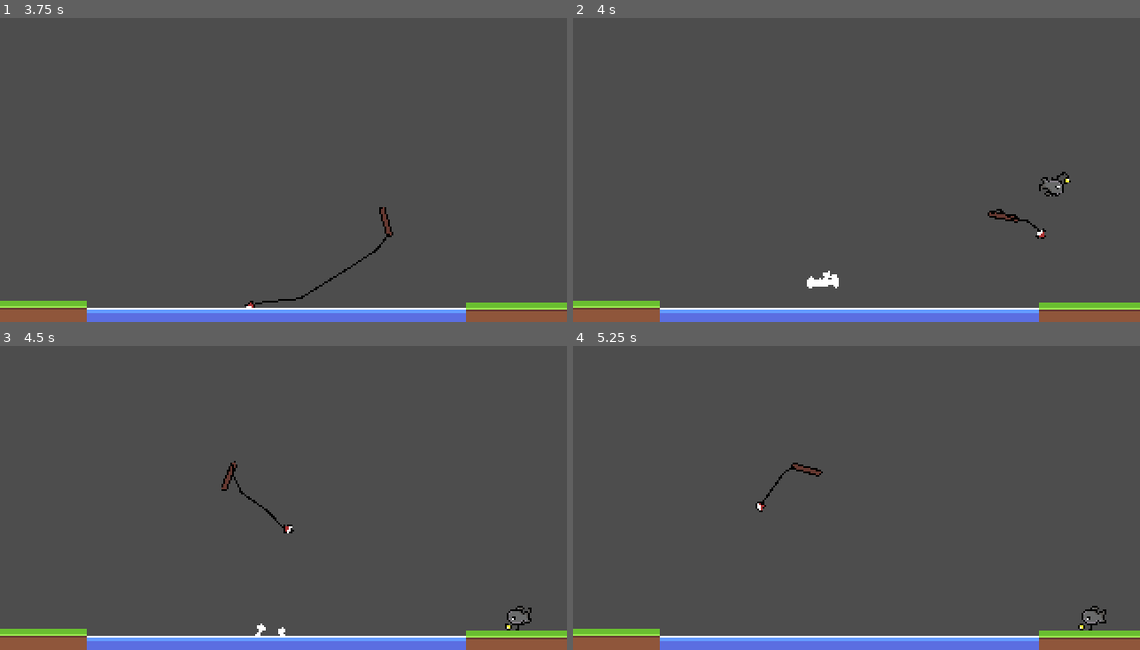
Above: before the commit, frames 1-4 (two rows, left to right).
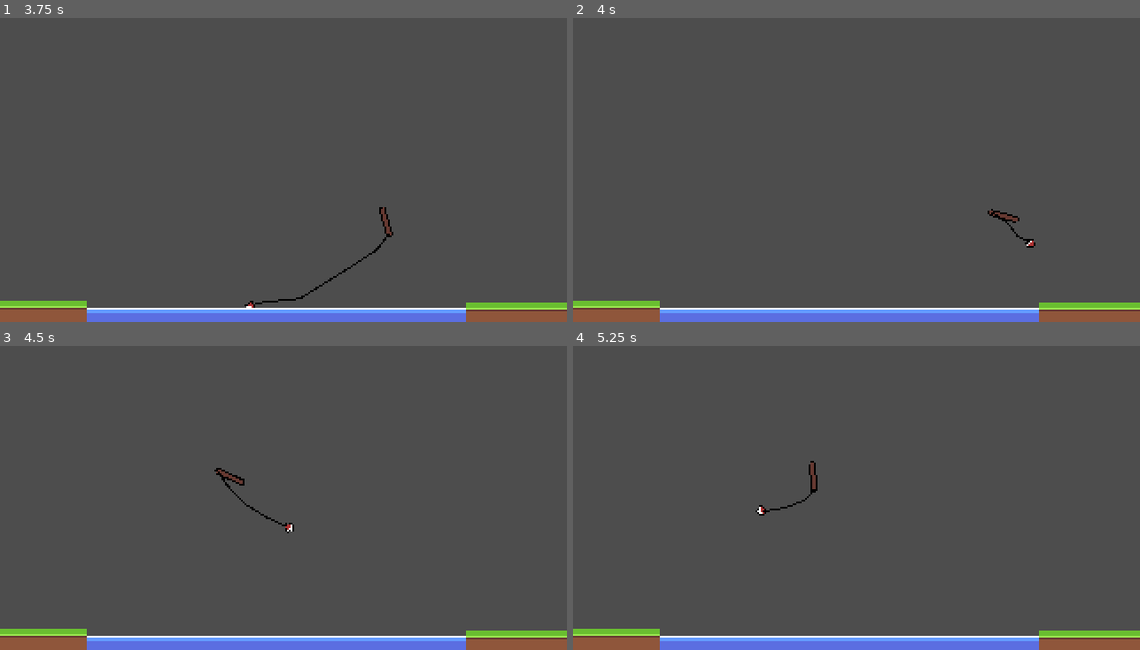
Above: after the commit, the same moments.

Repository: thomz12/LD58
Game: Godot game, scene res://scenes/main.tscn
The game is run twice, just before and just after one commit, with the same random seed, the same clock (stepped at 60 frames per second) and the same inputs.
Inputs (mouse positions are in pixels of both pictures, inside the frame that each line leads up to):
- Up to frame 1 (3.75 s): move the mouse to (408, 145) at 0.52 s; move the mouse to (170, 179) at 1.27 s; move the mouse to (340, 94) at 2.02 s; move the mouse to (255, 227) at 2.77 s; move the mouse to (453, 209) at 3.52 s
- Up to frame 2 (4 s): no input
- Up to frame 3 (4.5 s): move the mouse to (113, 443) at 4.27 s
- Up to frame 4 (5.25 s): move the mouse to (884, 491) at 5.02 s

Frame 1 is identical in both runs. In frame 2, 0.6% of the frame differs, in the area x 41-88%, y 50-89%; in frame 3, 0.7%, in the area x 37-94%, y 37-96%; in frame 4, 0.6%.

Commit message:
timing for fishing

Diff:
--- a/ld-58/scripts/float.gd
+++ b/ld-58/scripts/float.gd
@@ -16,6 +16,8 @@
 var wait_unstuck  = 0.0
 
 var time_till_catch = 0.0
+var hooked = false
+var time_hooked = 0.0
 
 func _ready() -> void:
 	connect("body_entered", Callable(self, "_on_body_entered"))
@@ -27,36 +29,46 @@
 		if linear_velocity.length() > 0.003 and wait_unstuck < 0.0:
 			stuck = false
 			mass = initial_mass
+			time_hooked = 0.0
 			Events.float_return.emit()
 
-			var fish = Spawner.get_fish()
-			fish.launch_vector = global_position.direction_to(rod.global_position)
-			fish.launch_distance = global_position.distance_to(rod.global_position)
-			add_child(fish)
-			Events.fish_caught.emit(fish.data)
+			if hooked:
+				var fish = Spawner.get_fish()
+				fish.launch_vector = global_position.direction_to(rod.global_position)
+				fish.launch_distance = global_position.distance_to(rod.global_position)
+				add_child(fish)
+				Events.fish_caught.emit(fish.data)
 
-			var fx := fx_water_burst.instantiate() as CPUParticles2D
-			fx.emitting = true
-			fx.global_position = global_position
-			rod.add_sibling(fx)
+				var fx := fx_water_burst.instantiate() as CPUParticles2D
+				fx.emitting = true
+				fx.global_position = global_position
+				rod.add_sibling(fx)
 
-			## AUDIO STUFF
-			audio_stream_player_2d.stream = sfx_come_up
-			audio_stream_player_2d.play()
+				## AUDIO STUFF
+				audio_stream_player_2d.stream = sfx_come_up
+				audio_stream_player_2d.play()
 
-			# TODO doesn't work:
-			apply_impulse.call_deferred(Vector2(-100, -300))
 		else:
 			wait_unstuck -= delta
 			linear_velocity = Vector2()
 			angular_velocity = 0
 
 func _process(delta: float) -> void:
-	if stuck:
-		time_till_catch -= delta
+	if stuck :
+		if not hooked:
+			if time_till_catch > 0.0:
+				time_till_catch -= delta
+			else:
+				hooked = true
+				print("Bite!")
+		else:
+			scale = Vector2(2, 2)
+			time_hooked += delta
 
-		if time_till_catch < 0.0:
-			scale = Vector2(2.0, 2.0)
+			if time_hooked > 1.0:
+				hooked = false
+				time_hooked = 0.0
+				time_till_catch = randf_range(2.0, 4.0)
 
 
 func _on_body_entered(body):
@@ -67,7 +79,8 @@
 
 		wait_unstuck = 0.5
 		stuck = true
-		time_till_catch = 3.0
+		hooked = false
+		time_till_catch = randf_range(3.0, 8.0)
 		print("Casting!")
 
 		## AUDIO STUFF
